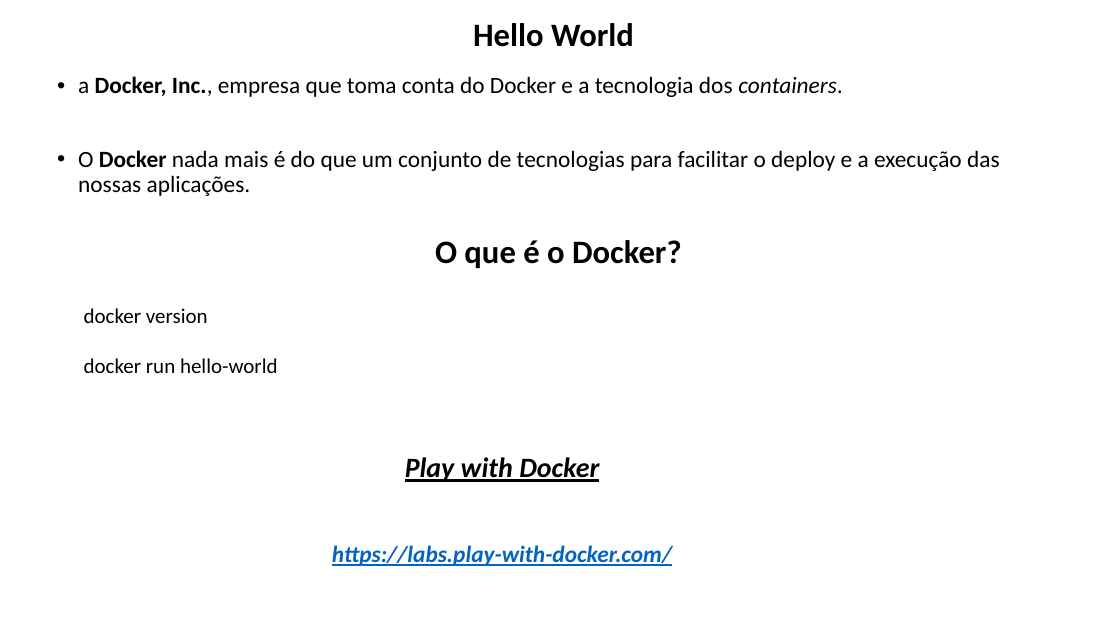
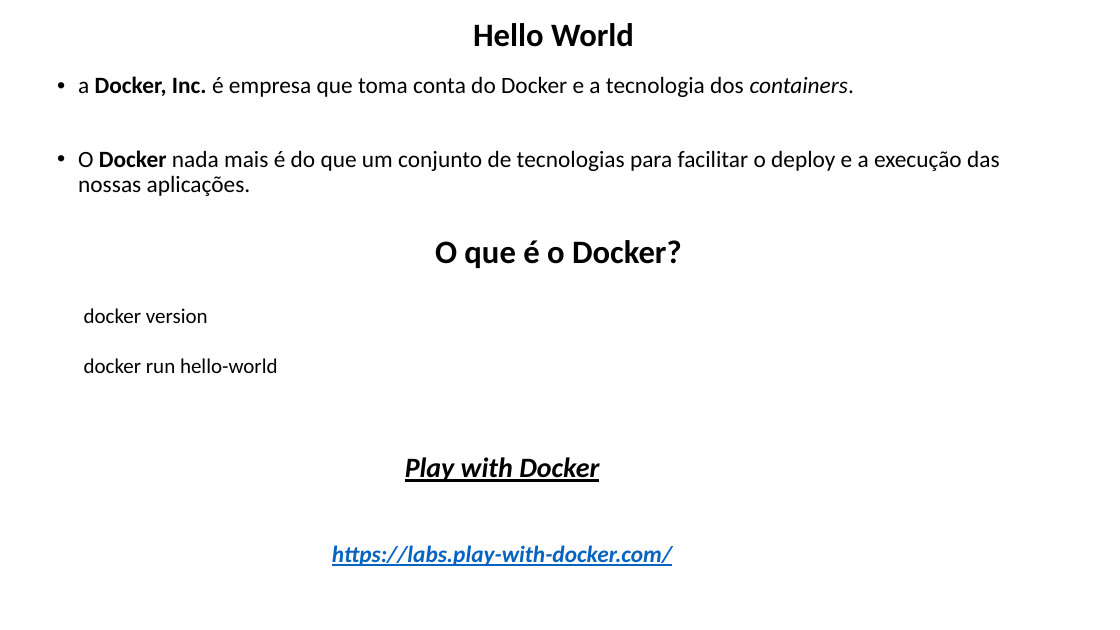
Before and after one commit to lacsousa/learning-docker, a slide deck: slide 5 of docs/docker-resumo.pptx. Drawn at 1120x630 pixels with LibreOffice and Linux fonts; fonts in the diff are those of the drawing. Boxes give left, top, right and bottom in pixels: in the first picture for what was removed or moved away, otherwise in the second. Text is boxed around its words. In the diff, an @@ line names an element or a change of style, - is before the commit and + after.

```diff
--- a/docs/docker-resumo.pptx
+++ b/docs/docker-resumo.pptx
@@ text at [78,76,854,97]: text changed @@
-• a Docker, Inc., empresa que toma conta do Docker e a tecnologia dos containers.
+• a Docker, Inc. é empresa que toma conta do Docker e a tecnologia dos containers.
```
Also in this commit, not shown: 4 other slides changed, 1 slide added.
